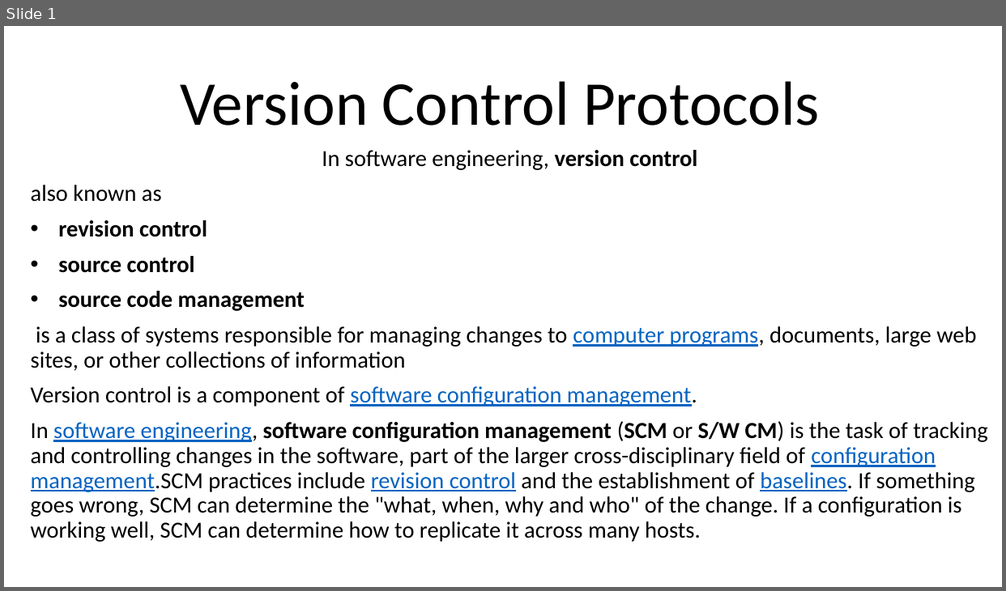
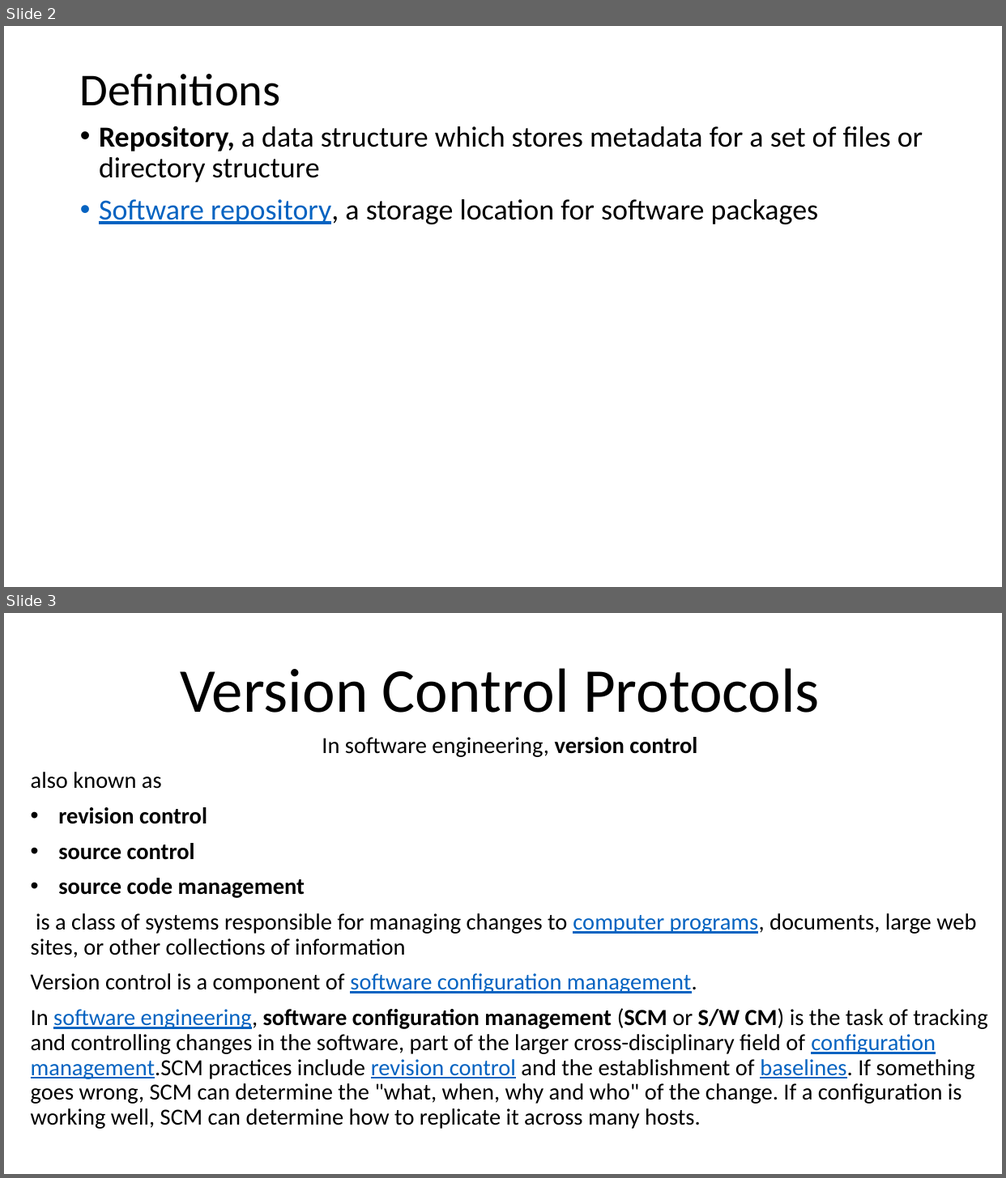
Before and after one commit to mhgulen/Dosyalar, a slide deck: Version Control Protocols.pptx. Shown one above the other, each under a label of ours: slide 1 before the commit, slides 2 and 3 after it. The pictures are 1006x591 and 1006x1178 pixels, drawn with LibreOffice and Linux fonts; fonts in the diff are those of the drawing. Boxes give left, top, right and bottom in pixels: in the first picture for what was removed or moved away, otherwise in the second. Text is boxed around its words. In the diff, an @@ line names an element or a change of style, - is before the commit and + after.

```diff
--- a/Version Control Protocols.pptx
+++ b/Version Control Protocols.pptx
@@ slide 2 added at <box>4,26,1002,587</box>, background #FFFFFF @@
@@ title added at <box>80,74,281,106</box>, 44 pt, text #000000 @@
+Definitions
@@ text added at <box>99,126,923,224</box>, 28 pt, text #000000 @@
+• Repository, a data structure which stores metadata for a set of files or directory structure
+• Software repository, a storage location for software packages
@@ what was slide 1 is now slide 3 @@
```
Also in this commit, not shown: 1 slide changed, 6 other slides added.
